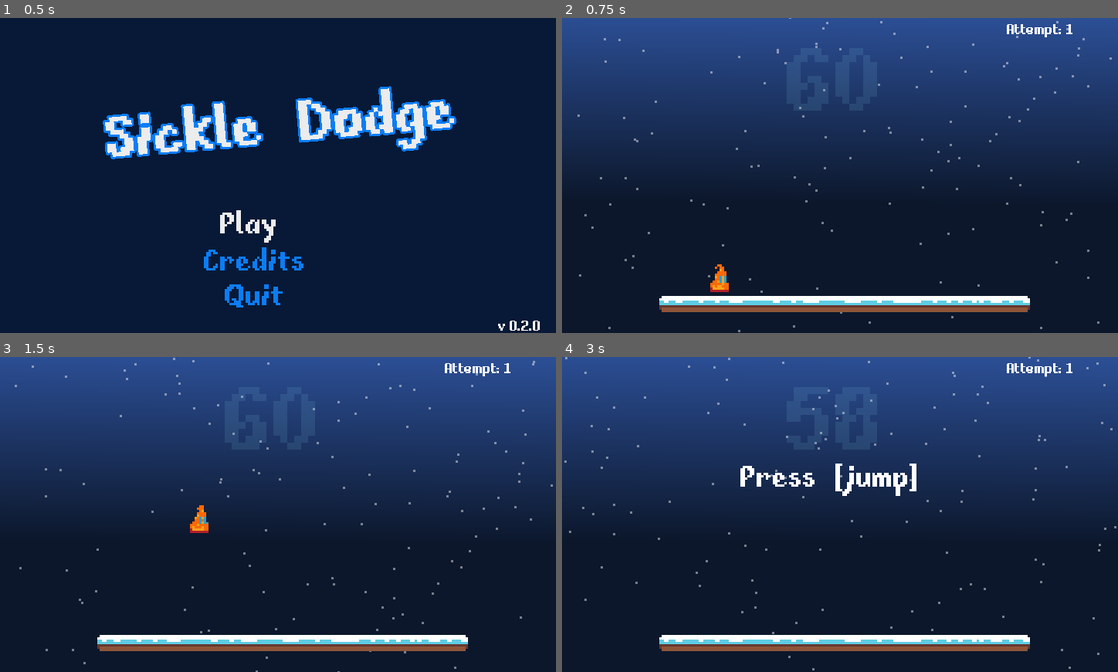
Above: before the commit, frames 1-4 (two rows, left to right).
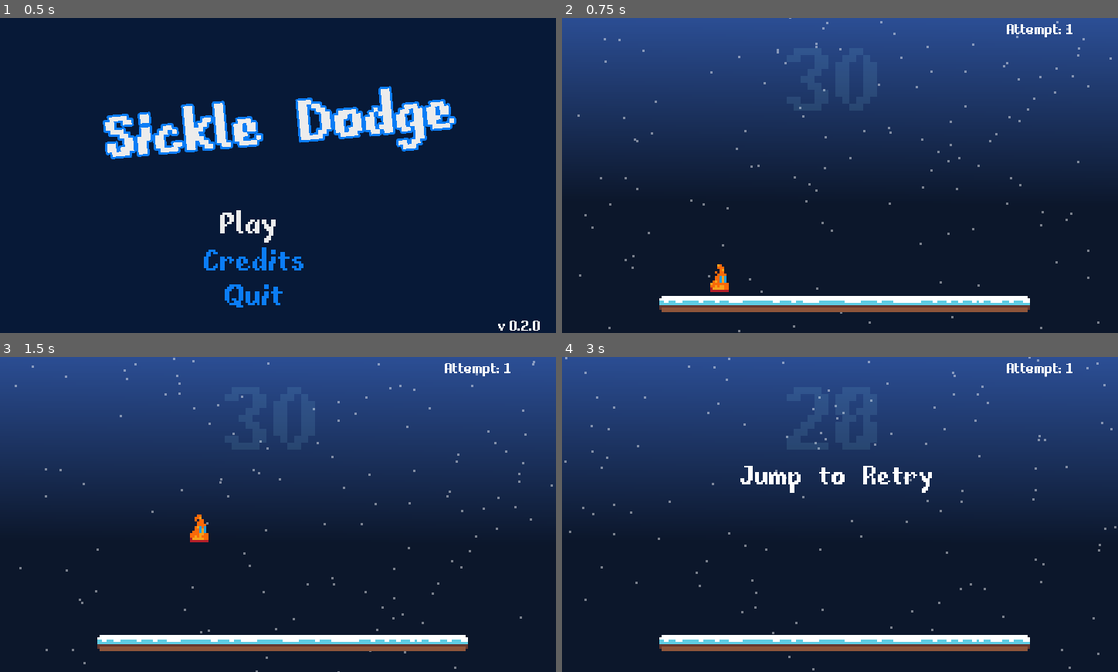
Above: after the commit, the same moments.

Repository: sugarvoid/winter-break-jam
Game: Godot game, scene res://game/menu/title_menu.tscn
The game is run twice, just before and just after one commit, with the same random seed, the same clock (stepped at 60 frames per second) and the same inputs. Sound files missing from this copy of the repository are replaced by a short silence.
Inputs (mouse positions are in pixels of both pictures, inside the frame that each line leads up to):
- Up to frame 1 (0.5 s): no input
- Up to frame 2 (0.75 s): click (934, 128) at 0.5 s
- Up to frame 3 (1.5 s): tap Enter (ui_accept) at 1.25 s; hold D (move_right) from 1.28 s (still down); hold W (jump) from 1.28 s (still down)
- Up to frame 4 (3 s): release W (jump) at 2.03 s; tap W (jump) at 2.1, 2.27, 2.57 s; release D (move_right) at 2.78 s; hold A (move_left) from 2.78 s (still down); hold W (jump) from 2.78 s (still down)

Frame 1 is identical in both runs. In frame 2, less than 0.1% of the frame differs, in the area x 26-30%, y 78-86%; in frame 3, 0.3%; in frame 4, 1.0%, in the area x 32-67%, y 33-45%.

Commit message:
Lower timer to 30sec

Diff:
--- a/game/game.gd
+++ b/game/game.gd
@@ -2,7 +2,7 @@
 
 const START_DELAY: int = 3
 const FALLING_Y_POS: int = 132
-const GAME_LENGTH: int = 60
+const GAME_LENGTH: int = 30
 
 
 onready var player: Player = get_node("Player")
--- a/game/game.tscn
+++ b/game/game.tscn
@@ -84,8 +84,9 @@
 margin_top = 46.0
 margin_right = 153.0
 margin_bottom = 60.0
+rect_scale = Vector2( 0.9, 0.9 )
 custom_fonts/font = SubResource( 2 )
-text = "Press [jump]"
+text = "Jump to Retry"
 
 [node name="LblWin" type="Label" parent="OverLay"]
 visible = false
@@ -128,5 +129,5 @@
 rect_scale = Vector2( 1.5, 1.5 )
 custom_colors/font_color = Color( 0.505882, 0.811765, 0.913725, 1 )
 custom_fonts/font = SubResource( 5 )
-text = "60"
+text = "XX"
 align = 1
--- a/game/manager/hazard_manager/hazard_manager.gd
+++ b/game/manager/hazard_manager/hazard_manager.gd
@@ -97,46 +97,12 @@
 		24:
 			_spawn_wave(p_SWLeftBottom, 120)
 		26:
-			_spawn_wave(p_SWTopAll, 110)
+			_spawn_wave(p_SWFinal)
 		28:
-			_spawn_wave(p_SWRightTop, 80)
+			pass
 		30:
-			_spawn_wave(p_SWLeftAll, 150)
-		32:
-			_spawn_wave(p_SWTopAll, 100)
-		34:
-			pass
-			#_spawn_wave(p_SWTopAll, 90)
-		35:
-			_spawn_wave(p_SWTopAll, 130)
-
-		36:
-			_stop_timers()
-		38:
-			start_timers()
-			_spawn_wave(p_SWLeftBottom, 120)
-		40:
-			pass
-		42:
-			_spawn_wave(p_SWRightTop, 100)
-		44:
-			pass
-		46:
-			pass
-
-		48:
-			_spawn_wave(p_SWRightBottom)
-		50:
-			pass
-		52:
-			pass
-		54:
-			pass
-		56:
-			_spawn_wave(p_SWFinal)
-		58:
-			pass
-		60:
 			# End of game
+			for s in hazard_container.get_children():
+				self.hazard_container.call_deferred("remove_child", s)
 			_stop_timers()
 			emit_signal("player_finished")
--- a/game/player/player.gd
+++ b/game/player/player.gd
@@ -26,7 +26,7 @@
 var max_jump_time = 0.3
 var is_freezable: bool = true
 var jumps: int = 0
-var jump_strength: float =  350.0
+var jump_strength: float =  330.0
 var max_jumps: int = 1
 var jumps_left = 0
 var extra_jump_strength: float = 230.0
--- a/game/player/player.tscn
+++ b/game/player/player.tscn
@@ -92,6 +92,7 @@
 [node name="AnimatedSprite" type="AnimatedSprite" parent="."]
 rotation = 6.28319
 frames = SubResource( 2 )
+frame = 4
 playing = true
 
 [node name="Crown" type="Sprite" parent="AnimatedSprite"]
Not shown: 1 places in game/game.tscn that only renumber resources
